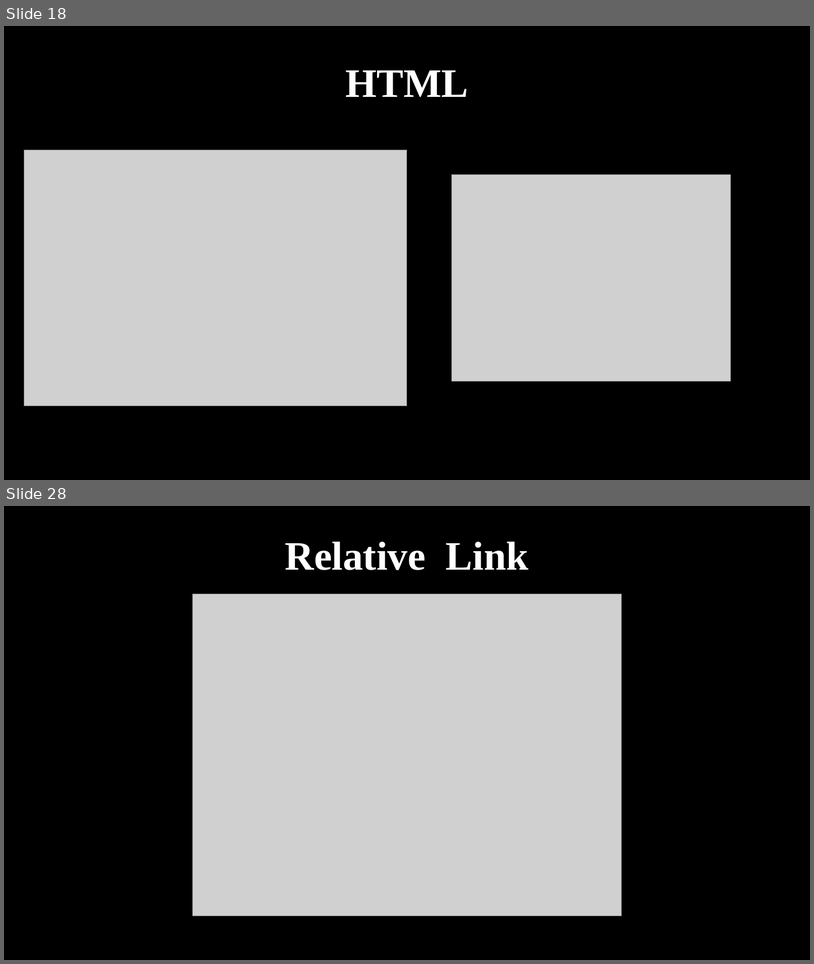
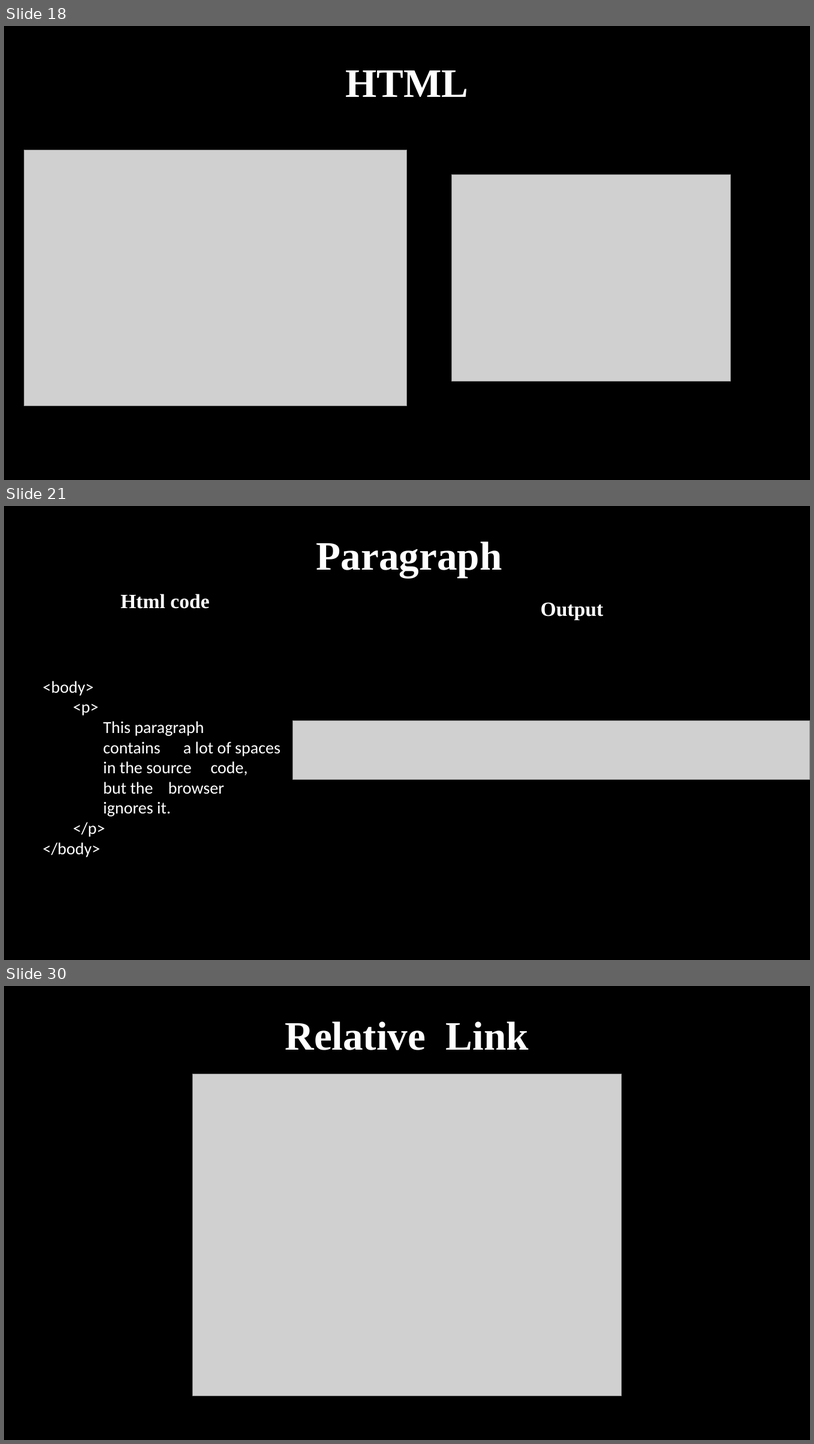
Before and after one commit to haiderIbrahem/ASPU_WEB, a slide deck: web.pptx. Shown one above the other, each under a label of ours: slides 18 and 28 before the commit, slides 18, 21 and 30 after it; the slides between them are not shown. The pictures are 814x964 and 814x1444 pixels, drawn with LibreOffice and Linux fonts; fonts in the diff are those of the drawing; grey boxes stand for pictures. Boxes give left, top, right and bottom in pixels: in the first picture for what was removed or moved away, otherwise in the second. Text is boxed around its words. In the diff, an @@ line names an element or a change of style, - is before the commit and + after.

```diff
--- a/web.pptx
+++ b/web.pptx
@@ slide 21 added at [4,506,810,960], background #000000 @@
@@ title added at [317,541,503,577], 48 pt, text #FFFFFF, bold @@
+Paragraph
@@ text added at [120,594,209,609], 24 pt, text #FFFFFF, bold @@
+Html code
@@ text added at [541,602,604,619], 24 pt, text #FFFFFF, bold @@
+Output
@@ text added at [43,681,281,857], 20 pt, text #FFFFFF @@
+<body>
+  <p>
+    This paragraph
+    contains a lot of spaces
+    in the source code,
+    but the browser
+    ignores it.
+  </p>
+</body>
@@ picture added at [293,721,810,780] @@
@@ what was slide 28 is now slide 30 @@
```
Also in this commit, not shown: 19 slides changed, 1 other slide added.
